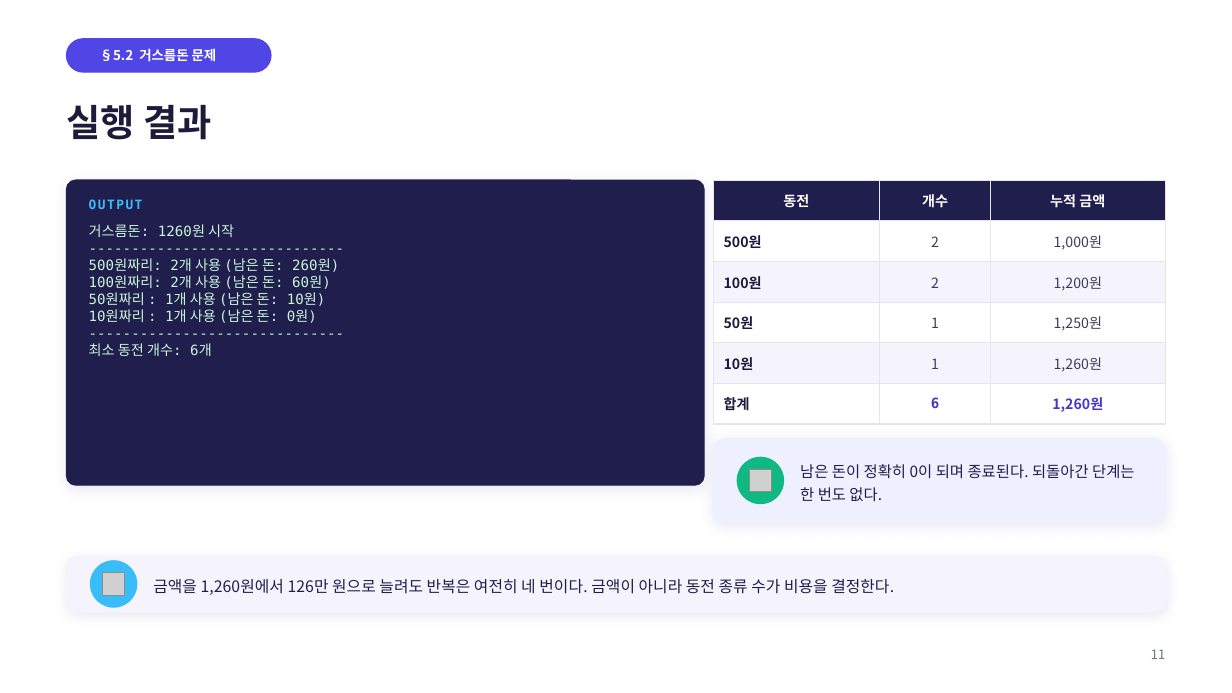
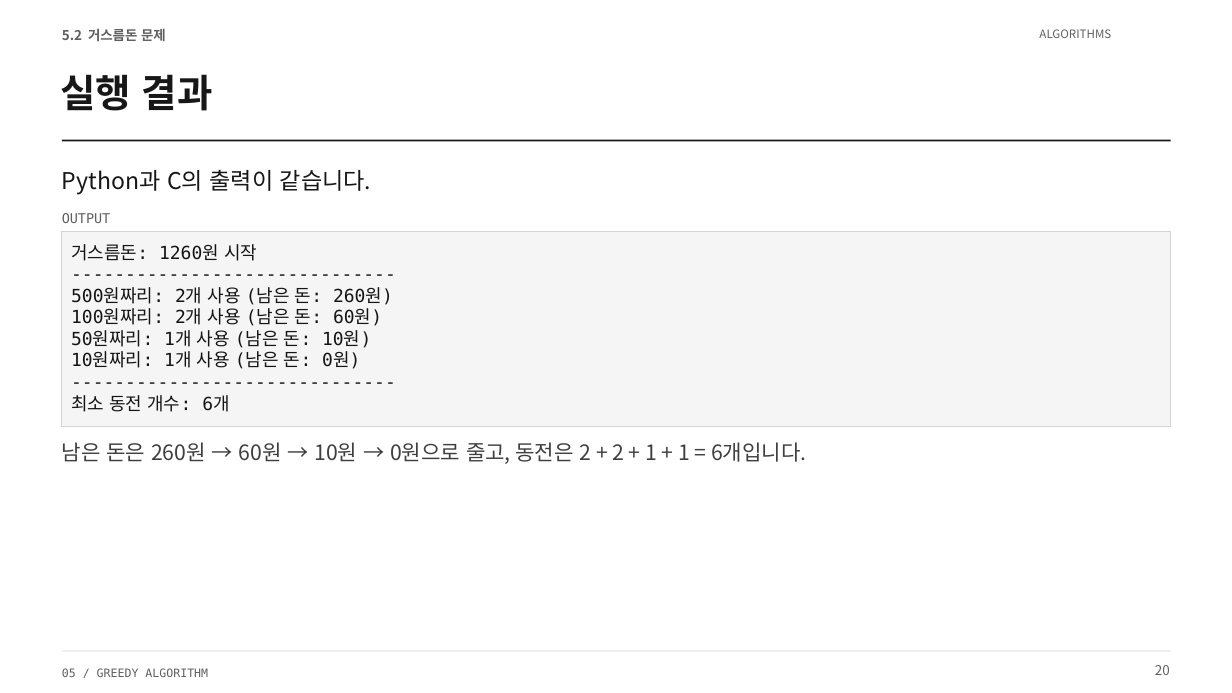
Before and after one commit to Sangdon-Park/Sangdon-Park.github.io, a slide deck: slide 20 of data/알고리즘/5장_그리디_알고리즘.pptx (slide 11 before the commit). Drawn at 1232x693 pixels with LibreOffice and Linux fonts; fonts in the diff are those of the drawing; grey boxes stand for pictures; background and template pictures are left out. Boxes give left, top, right and bottom in pixels: in the first picture for what was removed or moved away, otherwise in the second. Text is boxed around its words. In the diff, an @@ line names an element or a change of style, - is before the commit and + after.

```diff
--- a/data/알고리즘/5장_그리디_알고리즘.pptx
+++ b/data/알고리즘/5장_그리디_알고리즘.pptx
@@ text at [62, 28, 166, 41]: text changed; text colour #FFFFFF to #606060 @@
-§5.2 거스름돈 문제
+5.2 거스름돈 문제
@@ text "5.2 거스름돈 문제" at [62, 28, 166, 41]: vertical alignment middle to top @@
@@ text added at [1039, 29, 1111, 38], 9 pt, text #606060 @@
+ALGORITHMS
@@ rounded rectangle removed at [67, 39, 271, 72] @@
@@ text "실행 결과": place and size @@
-text "실행 결과" at [67, 105, 212, 140]
+text "실행 결과" at [60, 74, 213, 111]
@@ text "실행 결과" at [60, 74, 213, 111]: size 29 to 30 pt, text colour #1E1B3A to #171717; vertical alignment middle to top @@
@@ rectangle added at [62, 140, 1171, 141], fill #171717 @@
@@ text added at [62, 169, 371, 195], 18 pt, text #171717 @@
+Python과 C의 출력이 같습니다.
@@ rounded rectangle removed at [67, 180, 704, 485] @@
@@ table removed at [714, 180, 1165, 416], 6 rows, 3 columns @@
-동전 | 개수 | 누적 금액
-500원 | 2 | 1,000원
-100원 | 2 | 1,200원
-50원 | 1 | 1,250원
-10원 | 1 | 1,260원
-합계 | 6 | 1,260원
@@ text "OUTPUT": place and size @@
-text "OUTPUT" at [89, 199, 143, 209]
+text "OUTPUT" at [62, 213, 110, 223]
@@ text "OUTPUT" at [62, 213, 110, 223]: size 10 to 10.5 pt, text colour #38BDF8 to #606060, letter spacing 1.2 to 0 pt, bold off; vertical alignment middle to top @@
@@ rectangle "거스름돈: 1260원 시작": place and size @@
-rectangle "거스름돈: 1260원 시작" at [89, 224, 339, 356]
+rectangle "거스름돈: 1260원 시작" at [62, 232, 1171, 427]
@@ rectangle "거스름돈: 1260원 시작" at [62, 232, 1171, 427]: fill none to #F5F5F5; outline none to #D4D4D4 0.75 pt @@
@@ text in rectangle at [71, 244, 393, 412]: size 11 to 14 pt, text colour #C9F5D9 to #151515 in "거스름돈: 1260원 시작", "------------------------------", "500원짜리: 2개 사용 (남은 돈: 260원)", "100원짜리: 2개 사용 (남은 돈: 60원)" and 2 more places @@
@@ text in rectangle at [71, 330, 371, 369]: text changed; size 11 to 14 pt; text colour #C9F5D9 to #151515 @@
-50원짜리 : 1개 사용 (남은 돈: 10원)
-10원짜리 : 1개 사용 (남은 돈: 0원)
+50원짜리: 1개 사용 (남은 돈: 10원)
+10원짜리: 1개 사용 (남은 돈: 0원)
@@ text added at [62, 442, 806, 464], 16.5 pt, text #3F3F3F @@
+남은 돈은 260원 → 60원 → 10원 → 0원으로 줄고, 동전은 2 + 2 + 1 + 1 = 6개입니다.
@@ rounded rectangle removed at [714, 439, 1165, 522] @@
@@ ellipse removed at [738, 457, 784, 504] @@
@@ picture removed at [750, 470, 772, 492] @@
@@ text removed at [800, 464, 1134, 502] @@
-남은 돈이 정확히 0이 되며 종료된다. 되돌아간 단계는 한 번도 없다.
@@ rounded rectangle removed at [67, 556, 1165, 612] @@
@@ ellipse removed at [91, 561, 137, 607] @@
@@ picture removed at [103, 573, 125, 595] @@
@@ text removed at [153, 579, 894, 595] @@
-금액을 1,260원에서 126만 원으로 늘려도 반복은 여전히 네 번이다. 금액이 아니라 동전 종류 수가 비용을 결정한다.
@@ rectangle added at [62, 651, 1171, 652], fill #D4D4D4 @@
@@ text removed at [1151, 649, 1165, 659] @@
-11
@@ text added at [62, 668, 208, 677], 9 pt, text #606060 @@
+05 / GREEDY ALGORITHM
@@ text added at [1155, 665, 1170, 675], 10.5 pt, text #606060 @@
+20
```
Also in this commit, not shown: 10 other slides changed, 186 slides added, 59 slides removed, 4 other files.
